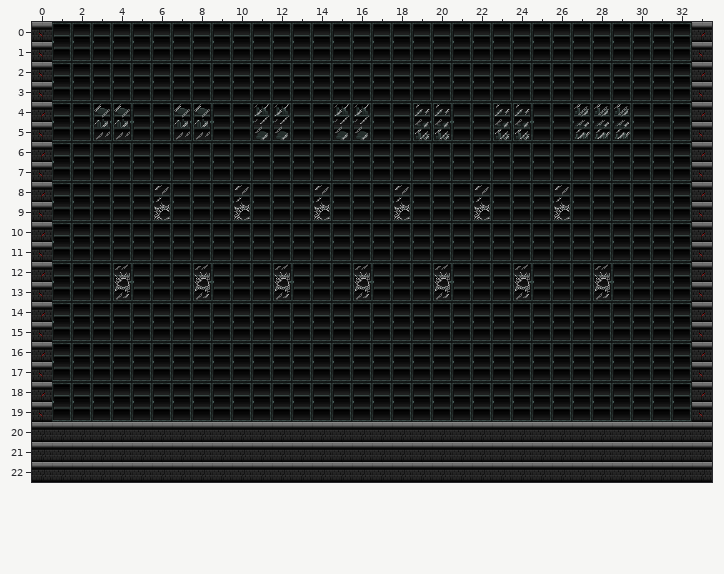
Tiled map: resources/tilemap/template.tmx. Above: the version before the commit.
Cells are 32x32 px. Shown: x 0..33, y 0..22.
Now the later version:
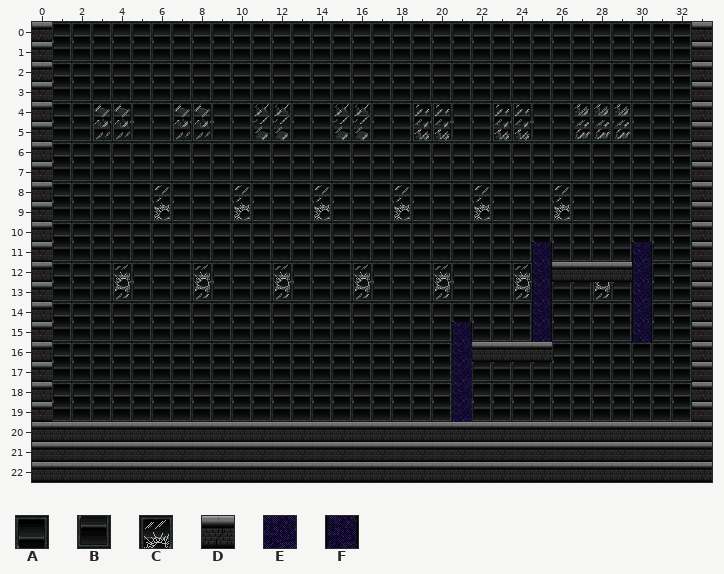
Key: from "second_template_tileset": A 1, B 5, C 16; from "template_tileset": D 2, E 59, F 63.
_ is an empty cell, . an unchanged one.
Changes in this commit:
--- layer "Background"
@@ x 21..30 @@
-11 ....B....B
-12 ....AAACAA
-13 ....B....B
-14 ....A....A
-15 B...B....B
-16 .AAAA.....
+11 ....F....F
+12 ....FDDDDF
+13 ....F....F
+14 ....F....F
+15 F...F....F
+16 .DDDD.....
--- layer "Walls"
@@ x 21..21 @@
-16 _
-17 _
-18 _
-19 _
+16 E
+17 E
+18 E
+19 E
